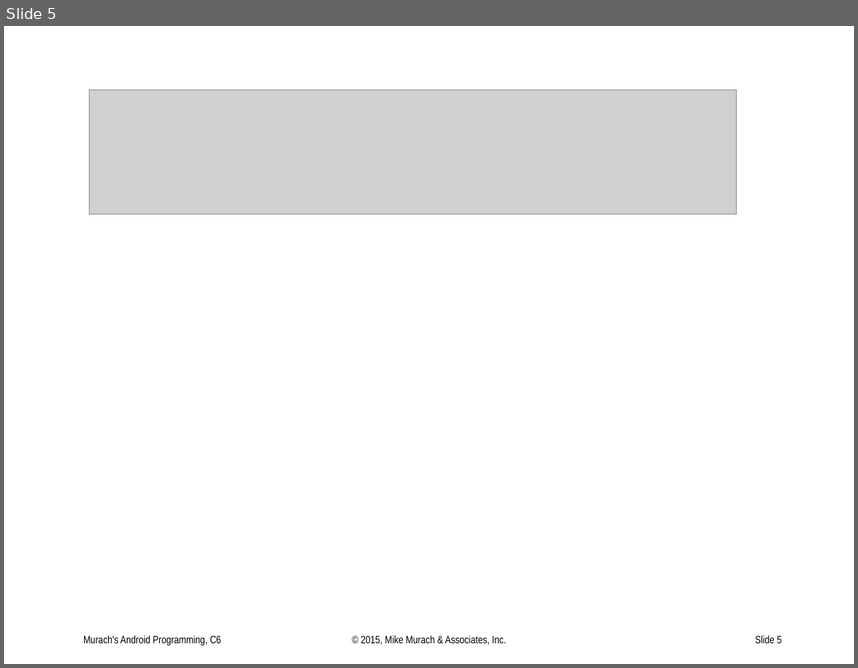
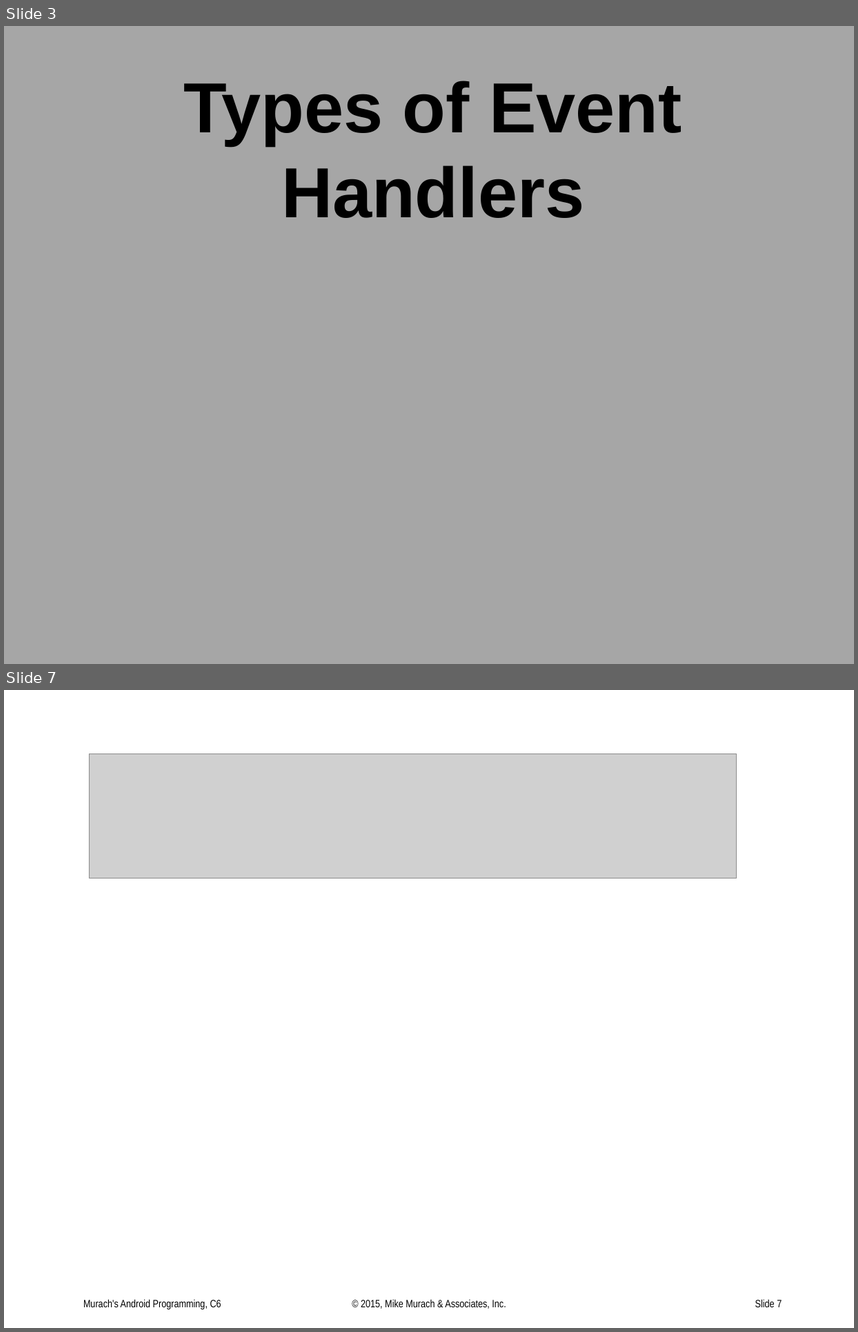
Before and after one commit to UO-CIS/CIS399Android-CourseMaterials, a slide deck: Notes and Slides/CIS399wk2Day2-EventHandlers.pptx. Shown one above the other, each under a label of ours: slide 5 before the commit, slides 3 and 7 after it; the slides between them are not shown. The pictures are 858x668 and 858x1332 pixels, drawn with LibreOffice and Linux fonts; fonts in the diff are those of the drawing; grey boxes stand for pictures. Boxes give left, top, right and bottom in pixels: in the first picture for what was removed or moved away, otherwise in the second. Text is boxed around its words. In the diff, an @@ line names an element or a change of style, - is before the commit and + after.

```diff
--- a/Notes and Slides/CIS399wk2Day2-EventHandlers.pptx
+++ b/Notes and Slides/CIS399wk2Day2-EventHandlers.pptx
@@ slide 3 added at bbox=[4, 26, 854, 664], background #A6A6A6 @@
@@ title added at bbox=[183, 81, 682, 218], 60 pt, text #000000, bold @@
+Types of Event Handlers
@@ what was slide 5 is now slide 7 @@
@@ page number at bbox=[755, 1299, 782, 1307]: text changed @@
-Slide 5
+Slide 7
```
Also in this commit, not shown: 7 slides changed, 3 other slides added, 12 other files.
